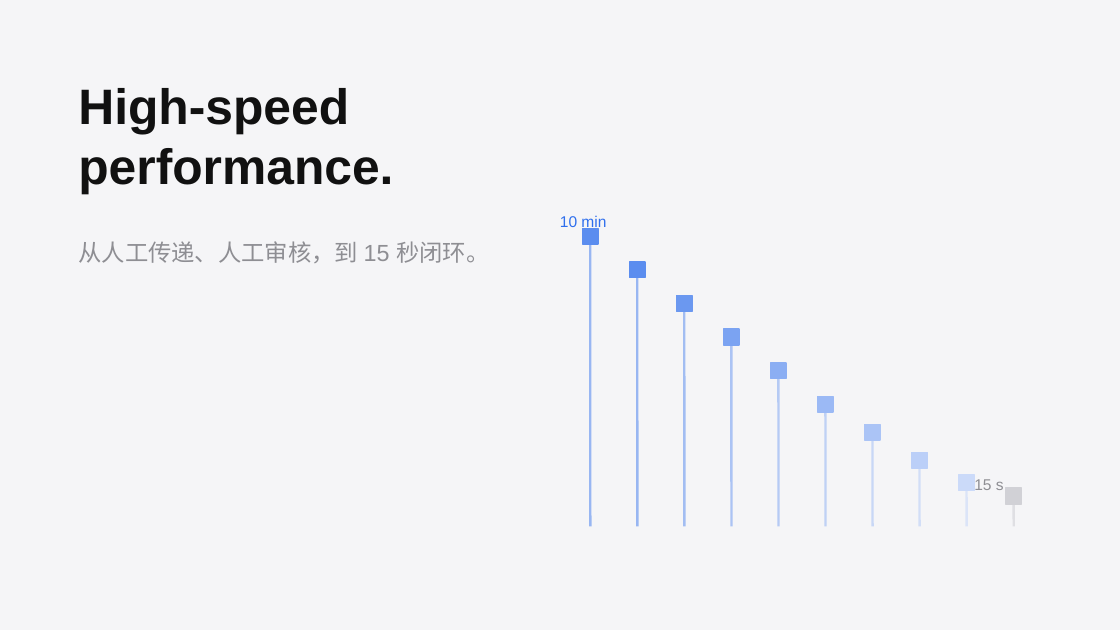
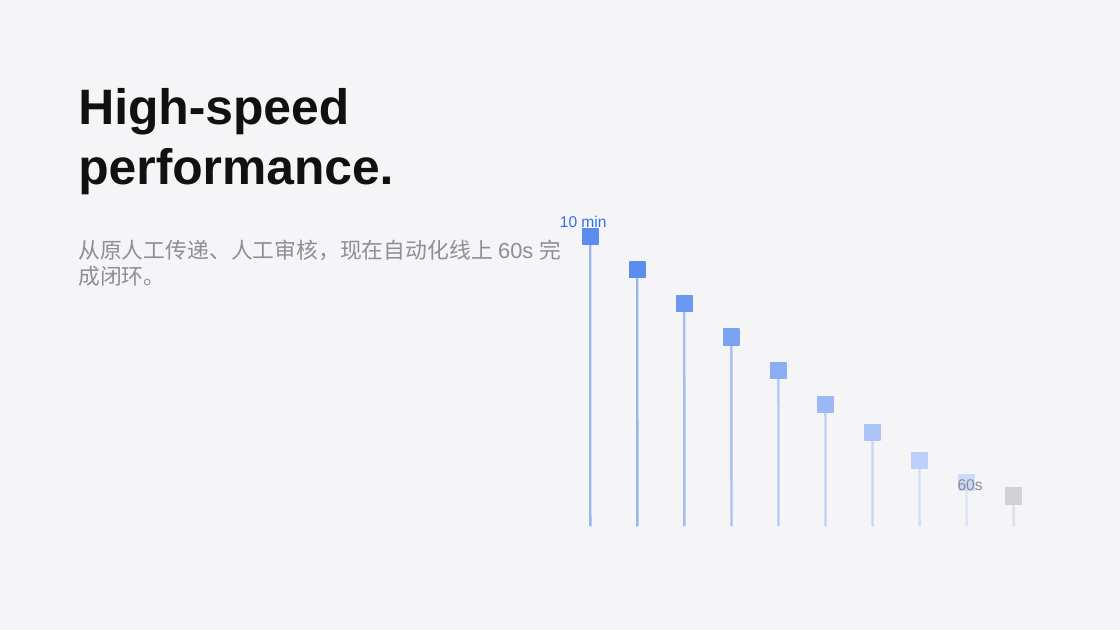
Before and after one commit to CFM503/player, a slide deck: slide 6 of 数字化安全监督员_宣传.pptx. Drawn at 1120x630 pixels with LibreOffice and Linux fonts; fonts in the diff are those of the drawing. Boxes give left, top, right and bottom in pixels: in the first picture for what was removed or moved away, otherwise in the second. Text is boxed around its words. In the diff, an @@ line names an element or a change of style, - is before the commit and + after.

```diff
--- a/数字化安全监督员_宣传.pptx
+++ b/数字化安全监督员_宣传.pptx
@@ text at (x1=78, y1=240, x2=561, y2=286): text changed; size 15 to 14 pt @@
-从人工传递、人工审核，到 15 秒闭环。
+从原人工传递、人工审核，现在自动化线上 60s 完成闭环。
@@ text at (x1=958, y1=478, x2=983, y2=494): text changed @@
-15 s
+60s
```
Also in this commit, not shown: 5 other slides changed, 13 other files.
